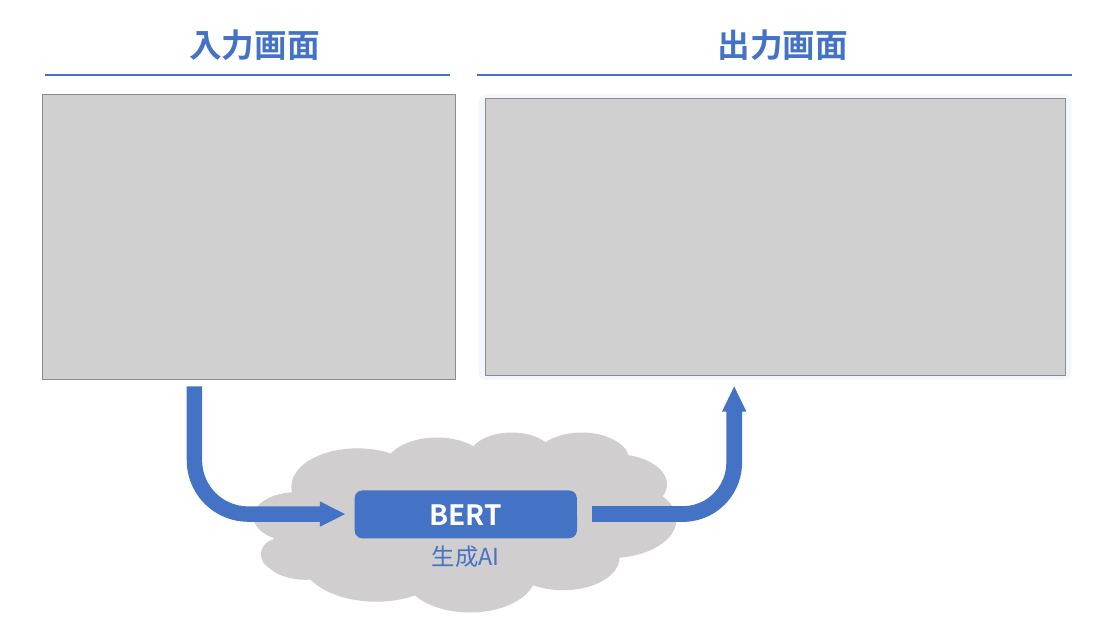
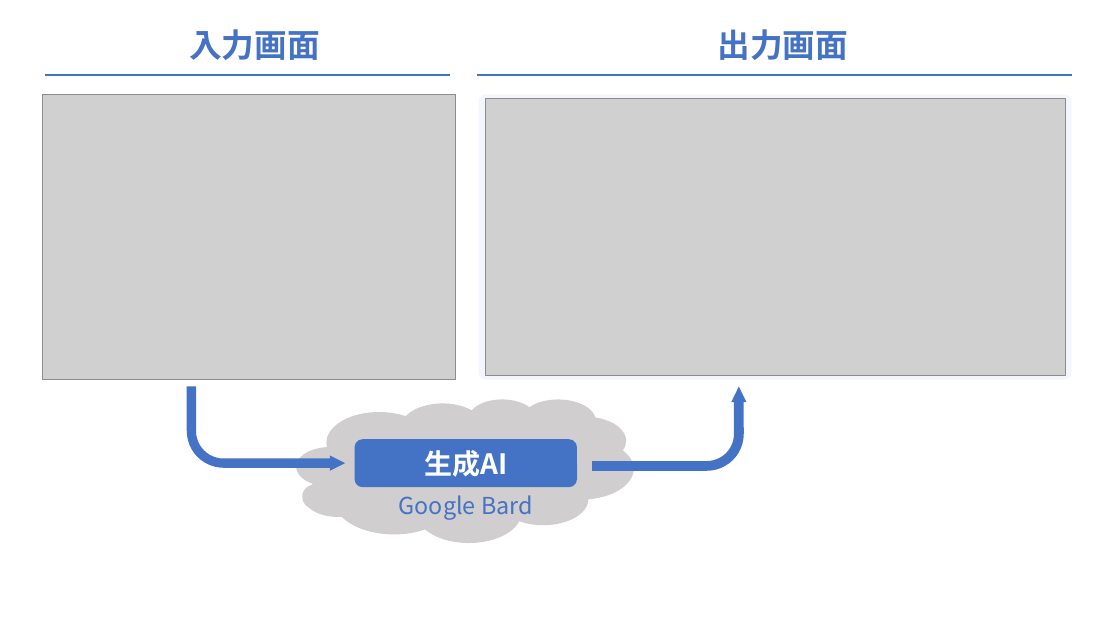
Before and after one commit to liber-craft-co-ltd/book_impress_text-image-basic, a slide deck: slide 4 of images.pptx (slide 3 before the commit). Drawn at 1120x630 pixels with LibreOffice and Linux fonts; fonts in the diff are those of the drawing; grey boxes stand for pictures. Boxes give left, top, right and bottom in pixels: in the first picture for what was removed or moved away, otherwise in the second. Text is boxed around its words. In the diff, an @@ line names an element or a change of style, - is before the commit and + after.

```diff
--- a/images.pptx
+++ b/images.pptx
@@ bent arrow: place and size @@
-bent arrow at box(187, 386, 344, 527)
+bent arrow at box(187, 386, 344, 471)
@@ bent arrow: place and size @@
-bent arrow at box(592, 387, 747, 522)
+bent arrow at box(592, 387, 747, 471)
@@ thought cloud: place and size @@
-thought cloud at box(254, 432, 676, 612)
+thought cloud at box(297, 399, 634, 543)
@@ text "生成AI": place and size @@
-text "生成AI" at box(432, 545, 500, 567)
+text "生成AI" at box(424, 450, 507, 477)
@@ text "生成AI" at box(424, 450, 507, 477): size 20 to 24 pt, text colour #4472C4 to #FFFFFF, bold on @@
@@ rounded rectangle: place and size @@
-rounded rectangle at box(355, 491, 577, 539)
+rounded rectangle at box(355, 439, 577, 487)
@@ text added at box(399, 495, 533, 520), 20 pt, text #4472C4 @@
+Google Bard
@@ text removed at box(430, 504, 502, 525) @@
-BERT
```
Also in this commit, not shown: 2 other slides changed, 6 slides added, 43 other files.
